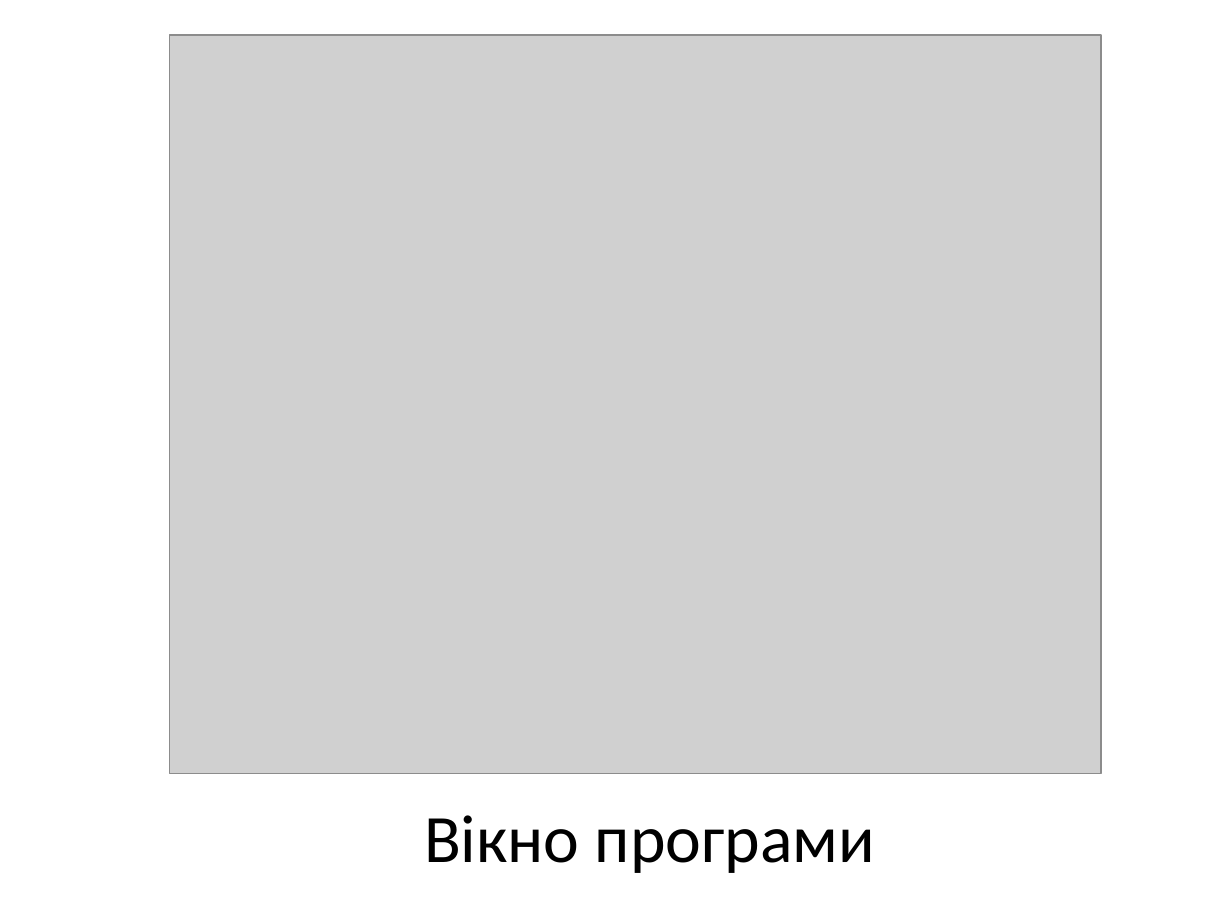
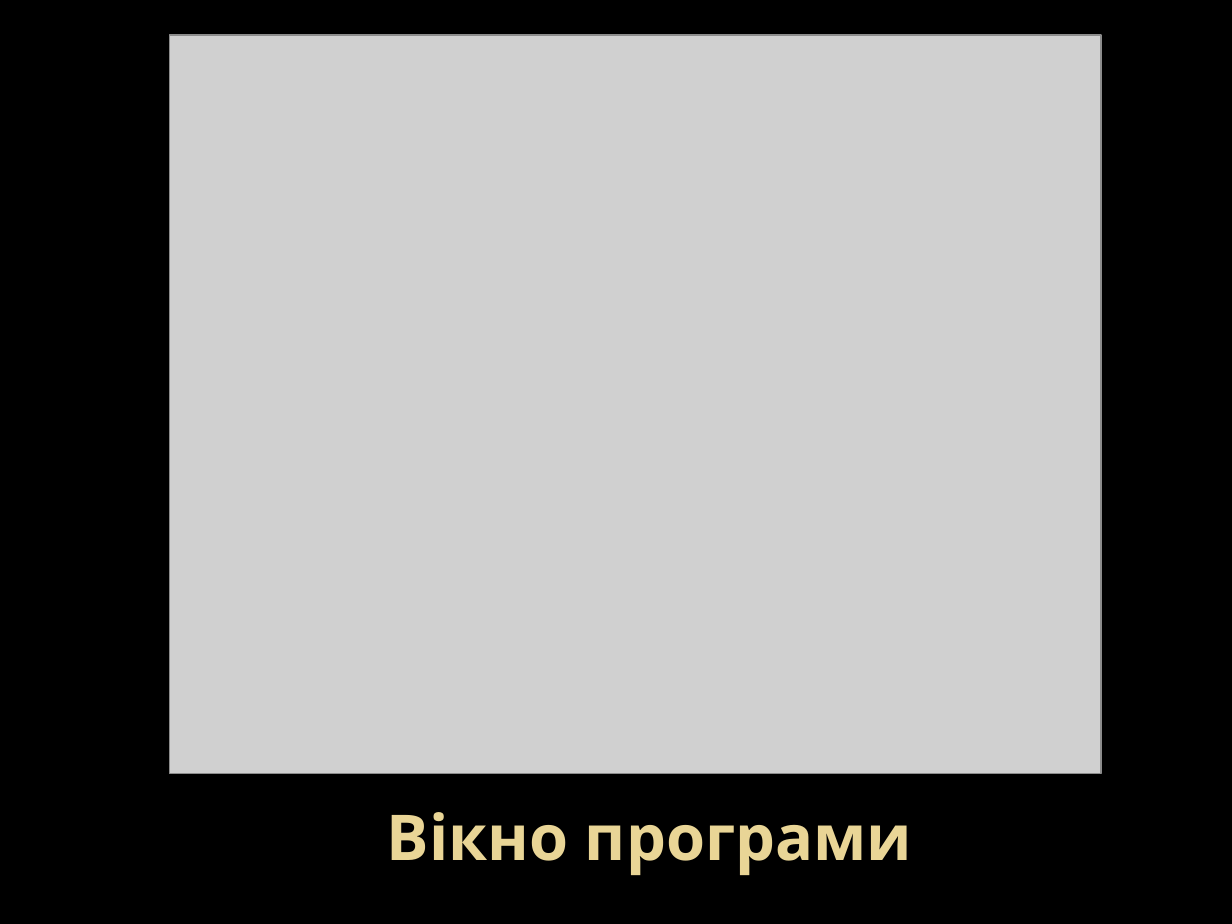
Before and after one commit to DoctorScrept/Temp, a slide deck: slide 3 of Conferece/Report1.pptx. Drawn at 1232x924 pixels with LibreOffice and Linux fonts; fonts in the diff are those of the drawing; grey boxes stand for pictures; background and template pictures are left out. Boxes give left, top, right and bottom in pixels: in the first picture for what was removed or moved away, otherwise in the second. Text is boxed around its words. In the diff, an @@ line names an element or a change of style, - is before the commit and + after.

```diff
--- a/Conferece/Report1.pptx
+++ b/Conferece/Report1.pptx
@@ background #FFFFFF to picture (left out) @@
@@ title "Вікно програми" at (387,812,912,875): size 39.6 to 36.9 pt, font Calibri to Noto Sans, text colour #000000 to gradient #EAD696 to #E7D081, bold on @@
```
Also in this commit, not shown: 5 other slides changed, 1 other file.
